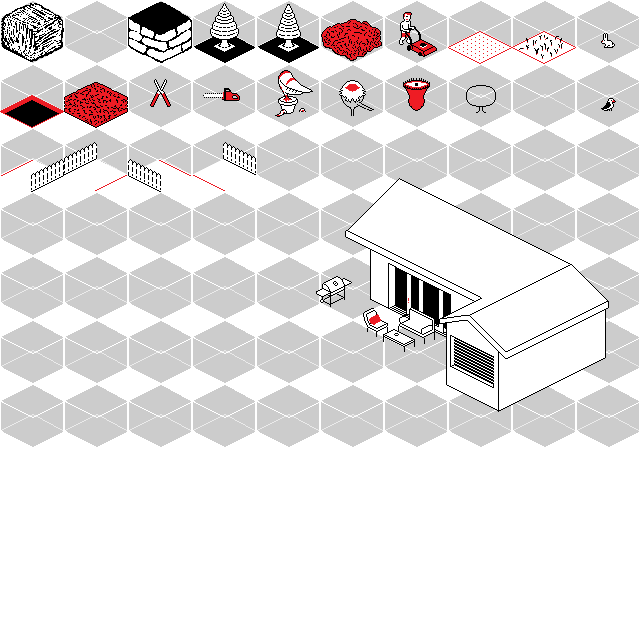
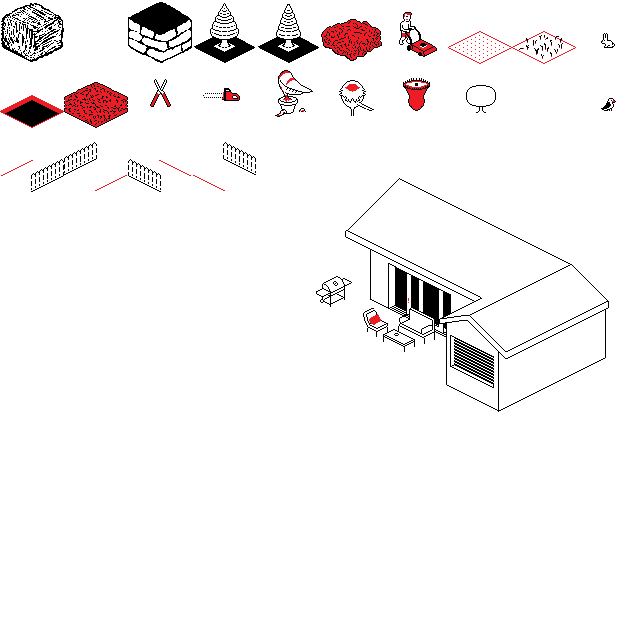
Layers edited between the first and the second w=640, h=640 image:
hid group "outline cubes" (7 layers) over [1, 1, 639, 447]
